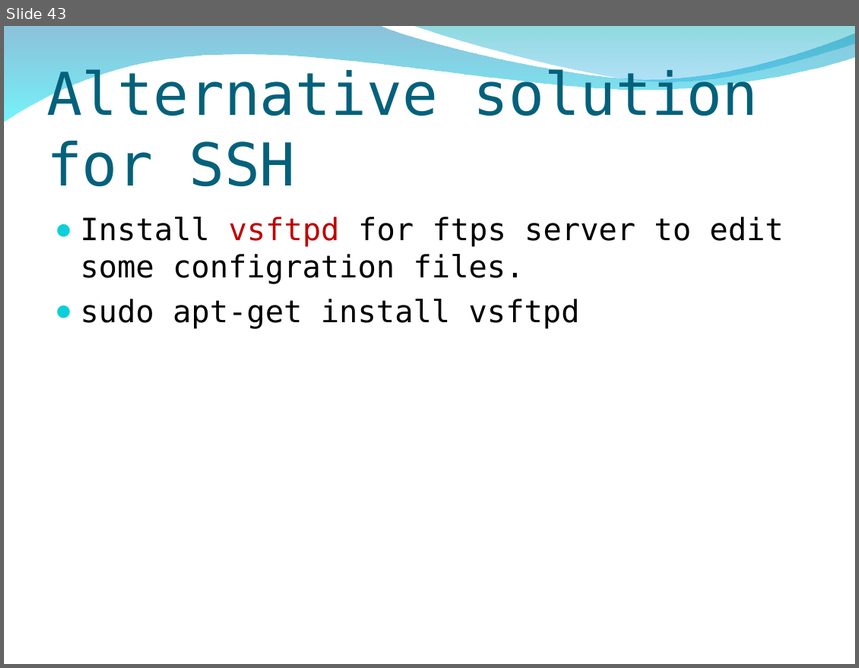
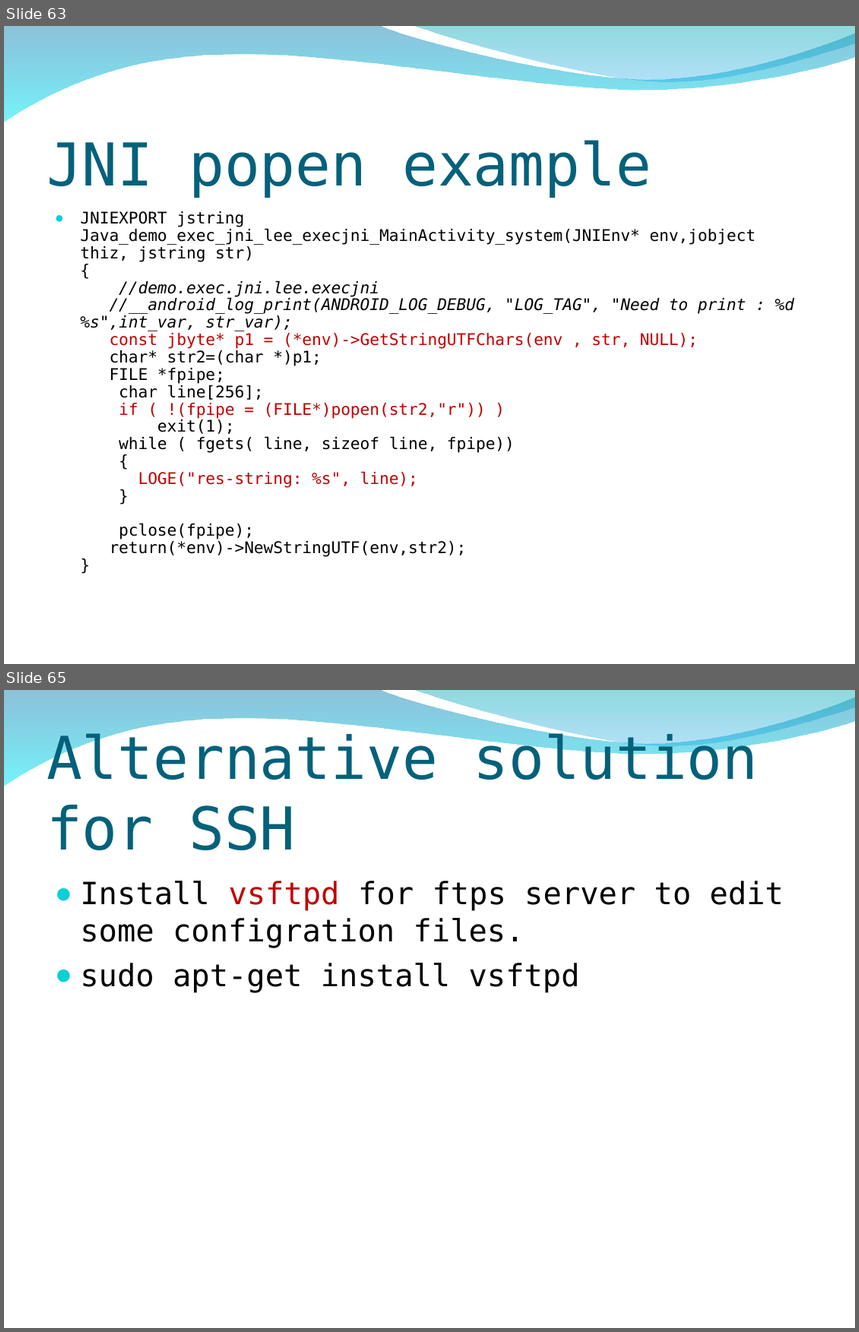
Before and after one commit to peter279k/regular_meeting, a slide deck: Proot.ppt. Shown one above the other, each under a label of ours: slide 43 before the commit, slides 63 and 65 after it; the slides between them are not shown. The pictures are 859x668 and 859x1332 pixels, drawn with LibreOffice and Linux fonts; fonts in the diff are those of the drawing; background and template pictures are left out. Boxes give left, top, right and bottom in pixels: in the first picture for what was removed or moved away, otherwise in the second. Text is boxed around its words. In the diff, an @@ line names an element or a change of style, - is before the commit and + after.

```diff
--- a/Proot.ppt
+++ b/Proot.ppt
@@ slide 63 added at (4,26,855,664), background picture (left out); not listed: 2 template elements that a slide beside it also shows @@
@@ title added at (47,140,652,198), 50 pt, text #04617B @@
+JNI popen example
@@ text added at (80,211,794,557), 13.6 pt, text #000000 @@
+● JNIEXPORT jstring Java_demo_exec_jni_lee_execjni_MainActivity_system(JNIEnv* env,jobject thiz, jstring str)
+  {
+  //demo.exec.jni.lee.execjni
+  //__android_log_print(ANDROID_LOG_DEBUG, "LOG_TAG", "Need to print : %d %s",int_var, str_var);
+  const jbyte* p1 = (*env)->GetStringUTFChars(env , str, NULL);
+  char* str2=(char *)p1;
+  FILE *fpipe;
+  char line[256];
+  if ( !(fpipe = (FILE*)popen(str2,"r")) )
+  exit(1);
+  while ( fgets( line, sizeof line, fpipe))
+  {
+  LOGE("res-string: %s", line);
+  }
+  pclose(fpipe);
+  return(*env)->NewStringUTF(env,str2);
+  }
@@ what was slide 43 is now slide 65 @@
```
Also in this commit, not shown: 2 slides changed, 22 other slides added.
